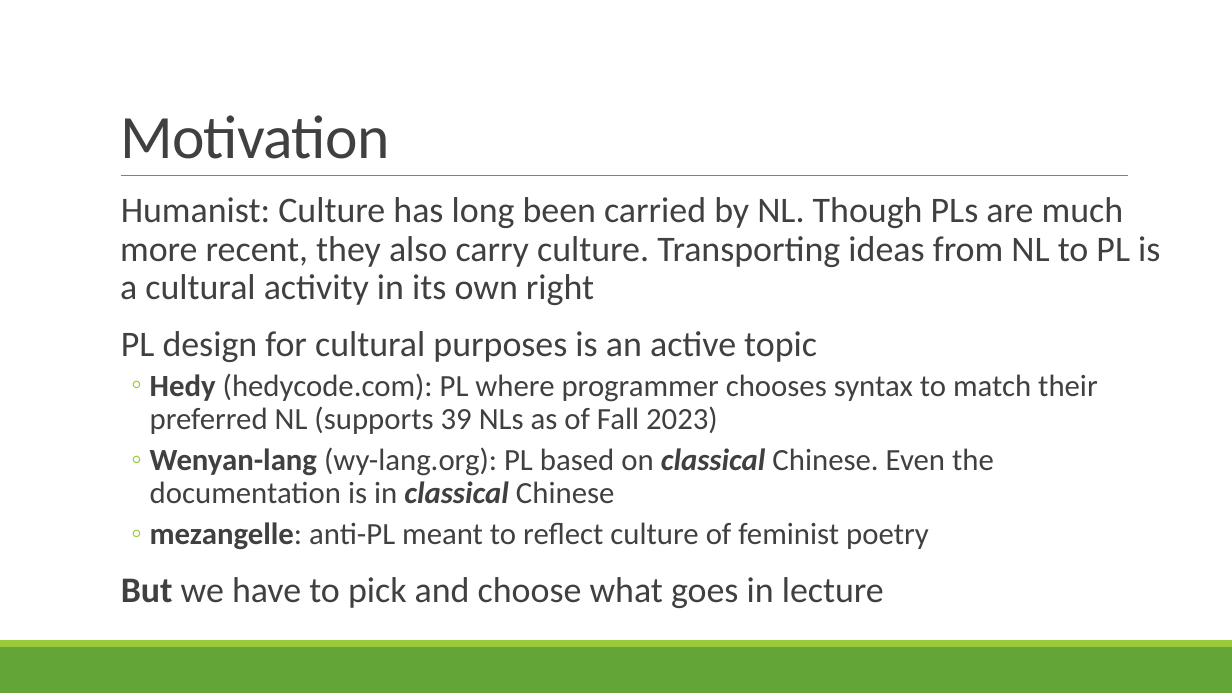
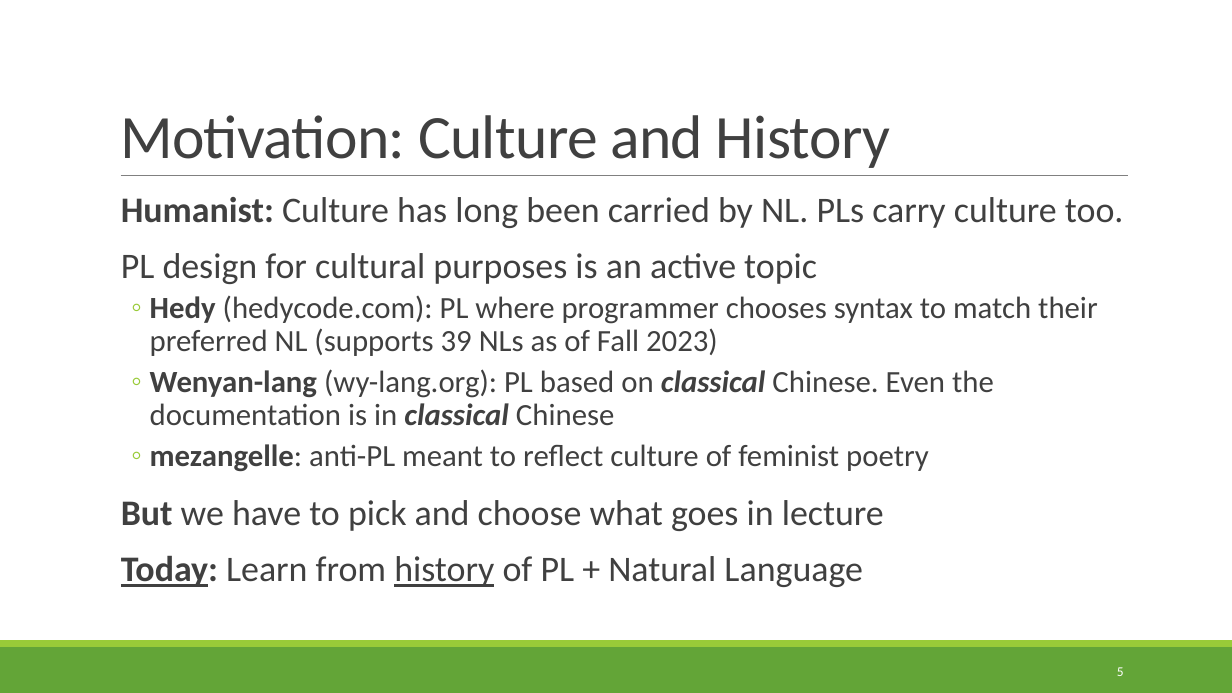
Before and after one commit to rbohrer/pl-course, a slide deck: slide 5 of LectureSlides/11NaturalLanguage.pptx. Drawn at 1232x693 pixels with LibreOffice and Linux fonts; fonts in the diff are those of the drawing. Boxes give left, top, right and bottom in pixels: in the first picture for what was removed or moved away, otherwise in the second. Text is boxed around its words. In the diff, an @@ line names an element or a change of style, - is before the commit and + after.

```diff
--- a/LectureSlides/11NaturalLanguage.pptx
+++ b/LectureSlides/11NaturalLanguage.pptx
@@ title at [120,115,890,168]: text changed @@
-Motivation
+Motivation: Culture and History
@@ text at [121,197,1124,228]: text changed @@
-  Humanist: Culture has long been carried by NL. Though PLs are much more recent, they also carry culture. Transporting ideas from NL to PL is a cultural activity in its own right
+  Humanist: Culture has long been carried by NL. PLs carry culture too.
@@ text at [121,555,863,587]: paragraph added @@
+  Today: Learn from history of PL + Natural Language
@@ page number added at [1117,667,1124,676], 10.5 pt, text #FFFFFF @@
+5
```
Also in this commit, not shown: 23 other slides changed, 10 slides added.
